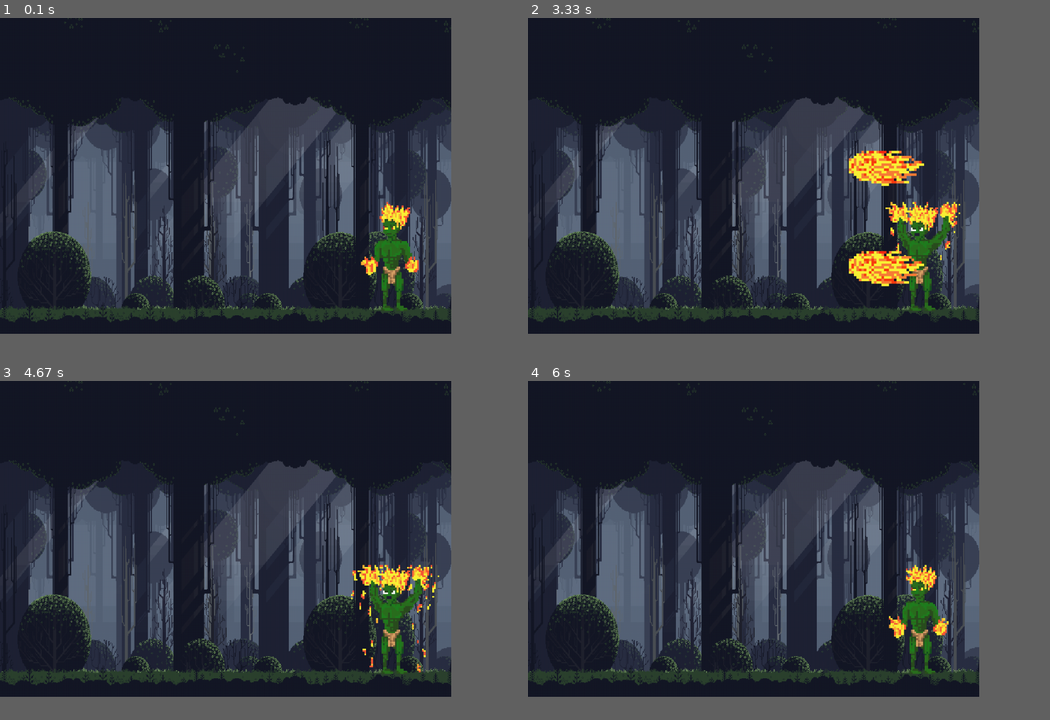
Above: before the commit, frames 1-4 (two rows, left to right).
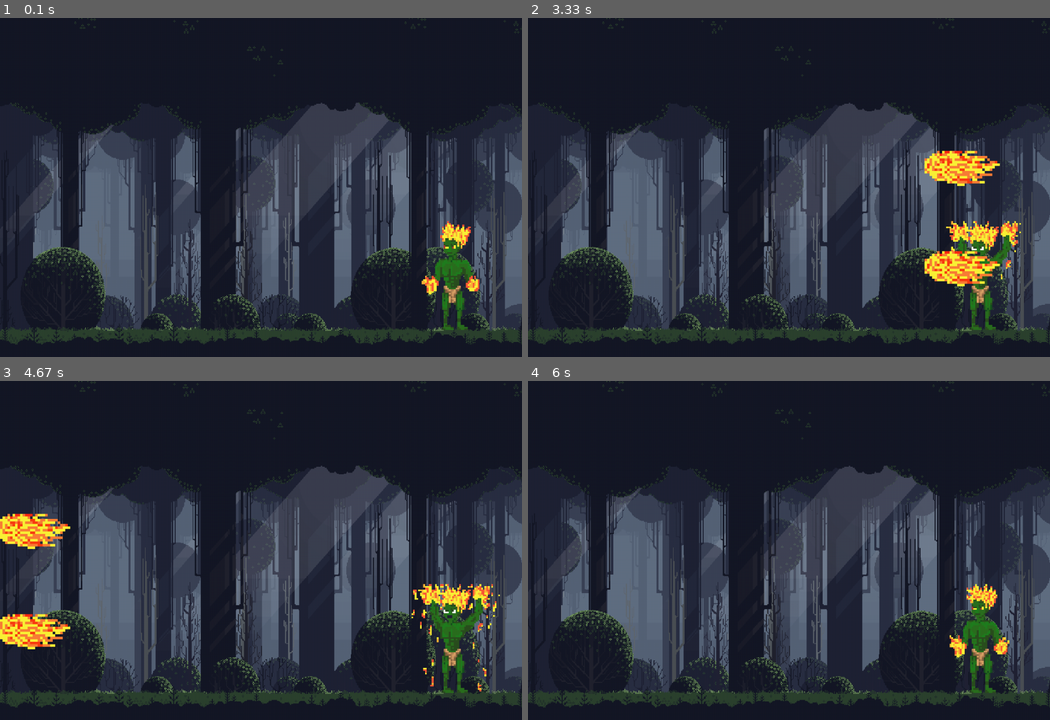
Above: after the commit, the same moments.

Repository: MaikeDsc/pygame
Game: pygame game, started from sussurus/principal.py
The game is run twice, just before and just after one commit, with the same random seed, the same clock (stepped at 60 frames per second) and the same inputs.
Inputs:
- Up to frame 1 (0.1 s): no input
- Up to frame 2 (3.33 s): no input
- Up to frame 3 (4.67 s): no input
- Up to frame 4 (6 s): no input
In our replay, the window is 778x545 before the commit and 900x585 after it. These sizes can differ from the game's own. Grey fills any space a smaller window leaves; there, only what the larger window draws over its background counts as a difference.

The runs differ from the first frame. In frame 1, 37% of the frame differs, in the area x 0-100%, y 0-97%; in frame 2, 39%; in frame 3, 39%; in frame 4, 37%.

Commit message:
nova ficture- vilão se teleporta / ajuste de tela e posicionamentos

Diff:
--- a/sussurus/principal.py
+++ b/sussurus/principal.py
@@ -6,8 +6,8 @@
 
 pygame.init()
 
-largura = 900
-altura = int(largura * 0.7)
+largura = 1040
+altura = int(largura * 0.65)
 tela = pygame.display.set_mode((largura, altura))
 pygame.display.set_caption('vilão')
 
@@ -21,16 +21,16 @@
 imagem_fundo = pygame.transform.scale(imagem_fundo, (largura,altura))
 
 #posições em x  1 e 2 do Vilão
-vilao_posicao_1 = 780
-vilao_posicao_2 = 200
+vilao_xposicao_1 = 800
+vilao_xposicao_2 = 20
 #para usar no if
 vilao_pos1 = 0
 vilao_pos2 = 1
 vilao_pos_atual = vilao_pos1
+#tempos do Vilão em cada posição ele começa na 1
 
-#tempos do Vilão em cada posição ele começa na 1
-tpos_vilao1 = 10000
-tpos_vilao2 = 8000
+tpos_vilao1 = 30000
+tpos_vilao2 = 20000
 
 time_inicio_posicao = pygame.time.get_ticks()
 
@@ -55,10 +55,10 @@
 #--------------------------------------------------------------------------------
 
 #define a instancia player
-curupira = Vilao('curupira', vilao_posicao_1, 475, 1.7, tela)
+curupira = Vilao('curupira', 900, 513, 1.7, tela)
 
-bola1 = Projeteis('curupira',900, 300, 2.5, 10, tela )              #parametros : nome pasta de imagens, pos x, po y, escala, velocidade
-bola2 = Projeteis('curupira',900, 500, 2.5, 10, tela )
+bola1 = Projeteis('curupira',1050, 300, 2.5, 10, tela )              #parametros : nome pasta de imagens, pos x, po y, escala, velocidade
+bola2 = Projeteis('curupira',1050, 500, 2.5, 10, tela )
 
 
 
@@ -74,7 +74,7 @@
     curupira.atualizar_animacao()         #atualiza o frame antes de desenhar
     bola1.atualizar_animacao()
     bola2.atualizar_animacao()
-    #bola3.atualizar_animacao()
+
 
     curupira.draw()                       #desenhar as imagem com o metodo draw
 
@@ -93,8 +93,19 @@
 
     time_atual = pygame.time.get_ticks()
 
-    #if vilao_pos_atual == vilao_pos1 ------------------definir o teleport aqui
+    if vilao_pos_atual == vilao_pos1: #------------------definir o teleport aqui
+        if time_atual - time_inicio_posicao >= tpos_vilao1:
 
+            curupira.rect.x = vilao_xposicao_2
+            vilao_pos_atual = vilao_pos2
+            time_inicio_posicao = time_atual
+
+    if vilao_pos_atual == vilao_pos2:
+        if time_atual - time_inicio_posicao >= tpos_vilao2:
+
+            curupira.rect.x = vilao_xposicao_1
+            vilao_pos_atual = vilao_pos1
+            time_inicio_posicao = time_atual
 
 
     if estado_atual == estado_obsoleto:
@@ -117,8 +128,8 @@
             time_inicio_estado = time_atual
 
             #aqui tem q redefinir a posição da bola p poder ela aparecer novamente
-            bola1.rect.x = 900
-            bola2.rect.x = 900
+            bola1.rect.x = 1050
+            bola2.rect.x = 1050
 
     pygame.display.update()
 pygame.quit()
